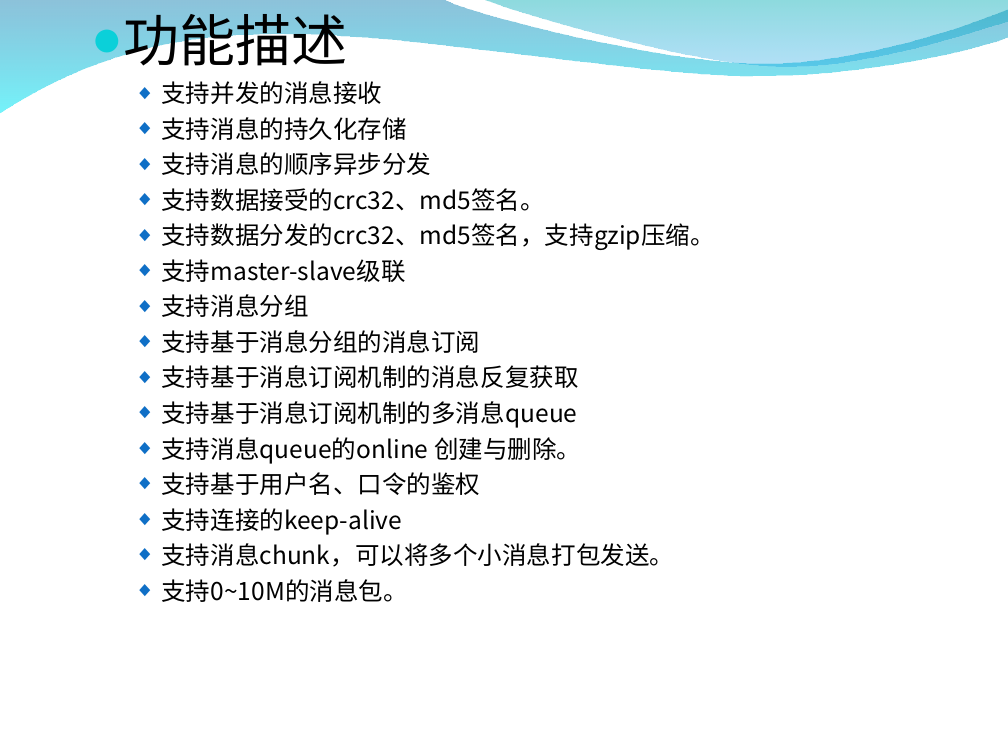
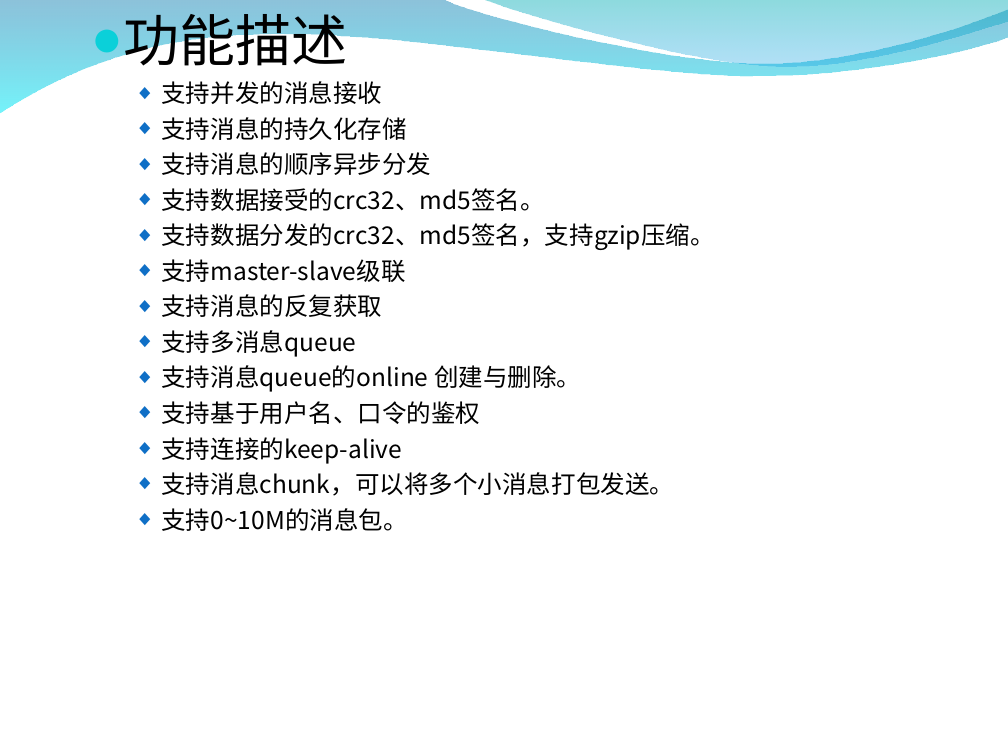
Before and after one commit to burstas/cwinux-mq, a slide deck: slide 6 of mq/doc/mq_introduce.ppt (slide 7 before the commit). Drawn at 1008x756 pixels with LibreOffice and Linux fonts; fonts in the diff are those of the drawing; background and template pictures are left out. Boxes give left, top, right and bottom in pixels: in the first picture for what was removed or moved away, otherwise in the second. Text is boxed around its words. In the diff, an @@ line names an element or a change of style, - is before the commit and + after.

```diff
--- a/mq/doc/mq_introduce.ppt
+++ b/mq/doc/mq_introduce.ppt
@@ text at [161,294,382,357]: text changed @@
-  ◆ 支持消息分组
-  ◆ 支持基于消息分组的消息订阅
-  ◆ 支持基于消息订阅机制的消息反复获取
-  ◆ 支持基于消息订阅机制的多消息queue
+  ◆ 支持消息的反复获取
+  ◆ 支持多消息queue
```
Also in this commit, not shown: 14 other slides changed, 1 slide added, 4 slides removed, 8 other files.
